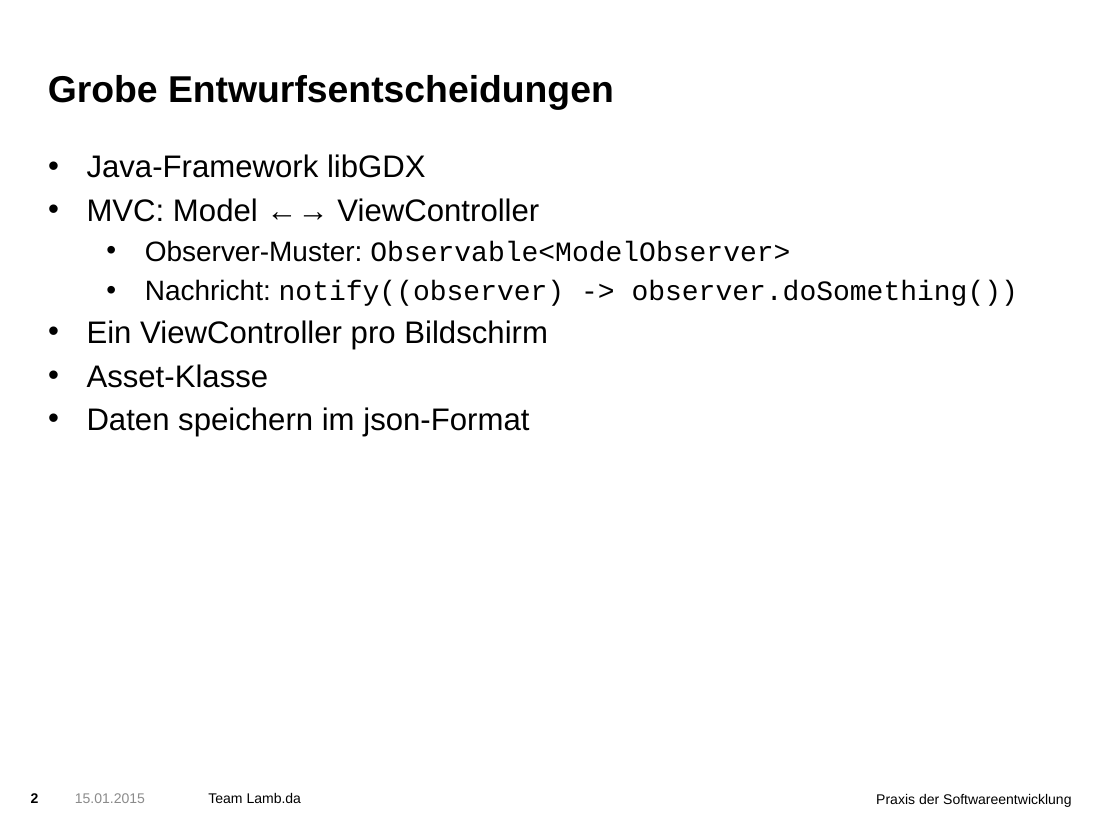
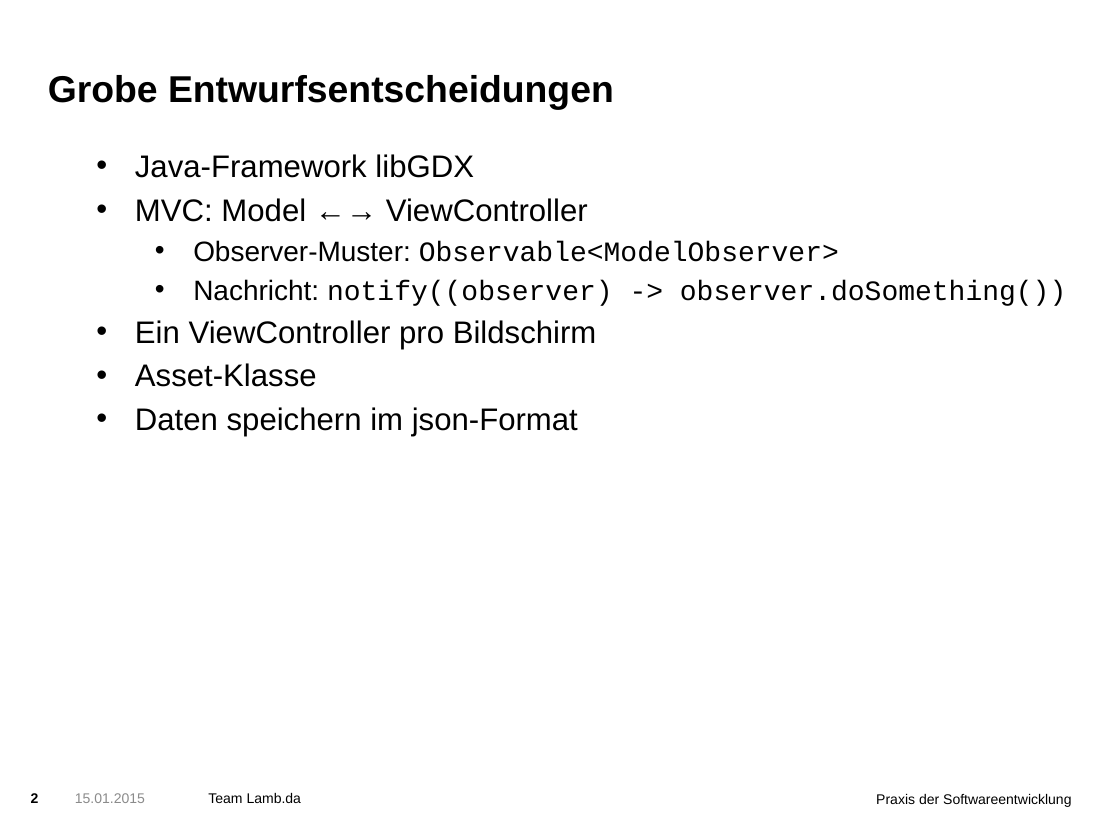
Before and after one commit to Pse-Lambda-das-Spiel/LambdaDasSpiel, a slide deck: slide 2 of 2-entwurf/presentation/Presentation.pptx. Drawn at 1120x840 pixels with LibreOffice and Linux fonts; fonts in the diff are those of the drawing; background and template pictures are left out. Boxes give left, top, right and bottom in pixels: in the first picture for what was removed or moved away, otherwise in the second. Text is boxed around its words. In the diff, an @@ line names an element or a change of style, - is before the commit and + after.

```diff
--- a/2-entwurf/presentation/Presentation.pptx
+++ b/2-entwurf/presentation/Presentation.pptx
@@ text "Java-Framework libGDX": place and size @@
-text "Java-Framework libGDX" at bbox=[87, 154, 1018, 436]
+text "Java-Framework libGDX" at bbox=[135, 154, 1066, 436]
```
Also in this commit, not shown: 1 other slide changed.
